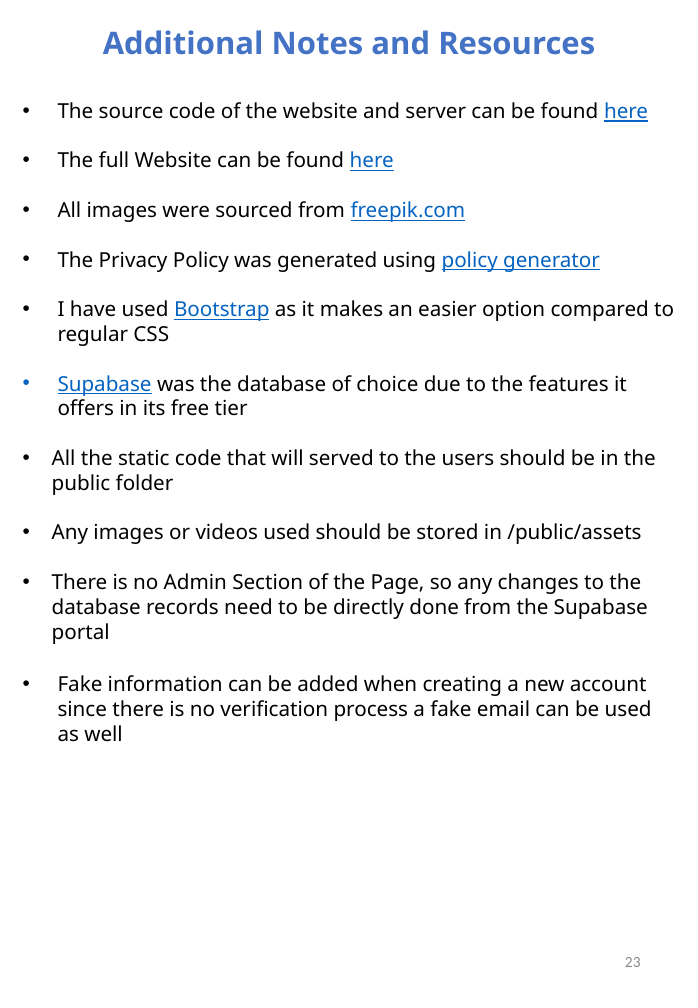
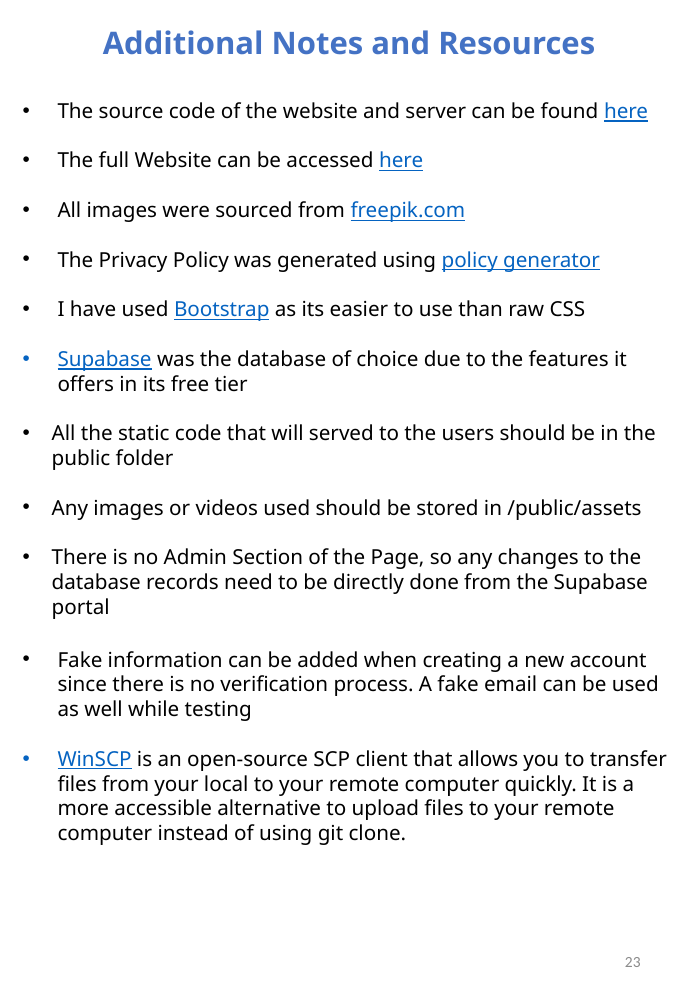
Before and after one commit to Agentgilspy/Food-Ordering-Website, a slide deck: slide 25 of ICT-171 Documentation.pptx. Drawn at 698x1008 pixels with LibreOffice and Linux fonts; fonts in the diff are those of the drawing. Boxes give left, top, right and bottom in pixels: in the first picture for what was removed or moved away, otherwise in the second. Text is boxed around its words. In the diff, an @@ line names an element or a change of style, - is before the commit and + after.

```diff
--- a/ICT-171 Documentation.pptx
+++ b/ICT-171 Documentation.pptx
@@ text at [58,151,423,171]: text changed @@
-• The full Website can be found here
+• The full Website can be accessed here
@@ text at [58,300,586,321]: text changed @@
-• I have used Bootstrap as it makes an easier option compared to regular CSS
+• I have used Bootstrap as its easier to use than raw CSS
@@ text at [58,651,667,845]: text changed @@
-• Fake information can be added when creating a new account since there is no verification process a fake email can be used as well
+• Fake information can be added when creating a new account since there is no verification process. A fake email can be used as well while testing
+• WinSCP is an open-source SCP client that allows you to transfer files from your local to your remote computer quickly. It is a more accessible alternative to upload files to your remote computer instead of using git clone.
```
Also in this commit, not shown: 10 other slides changed.
